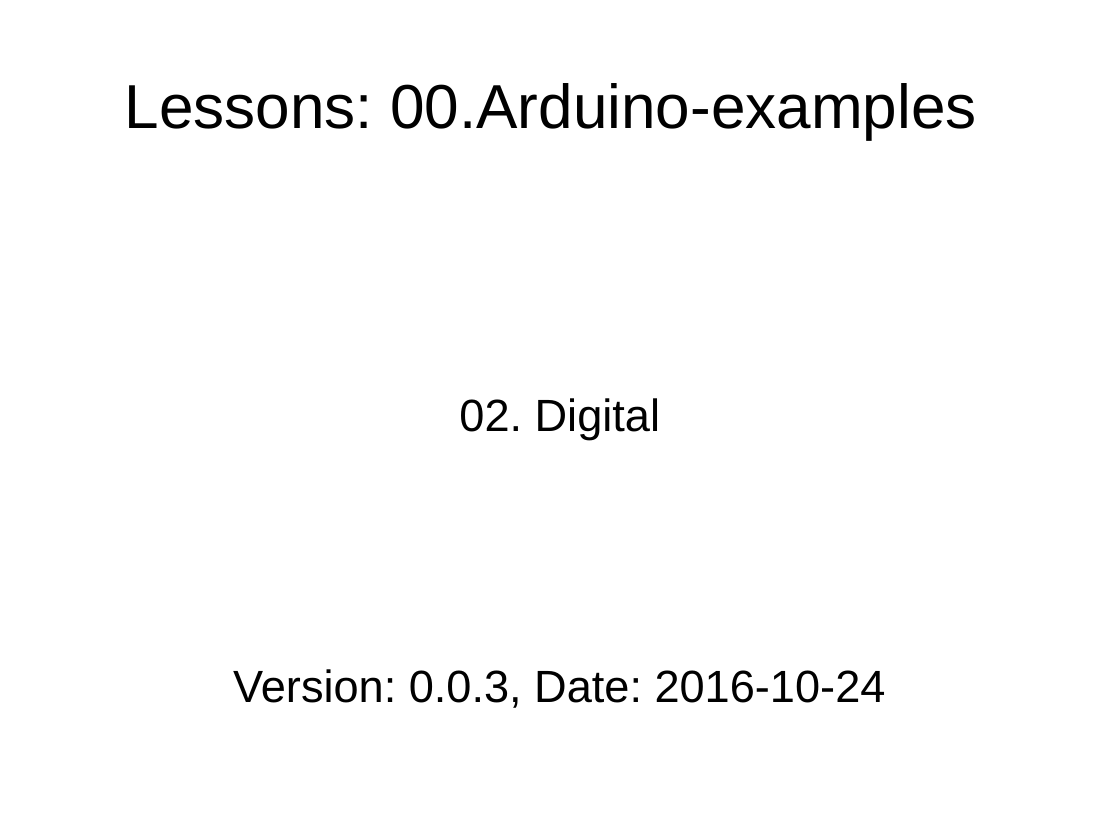
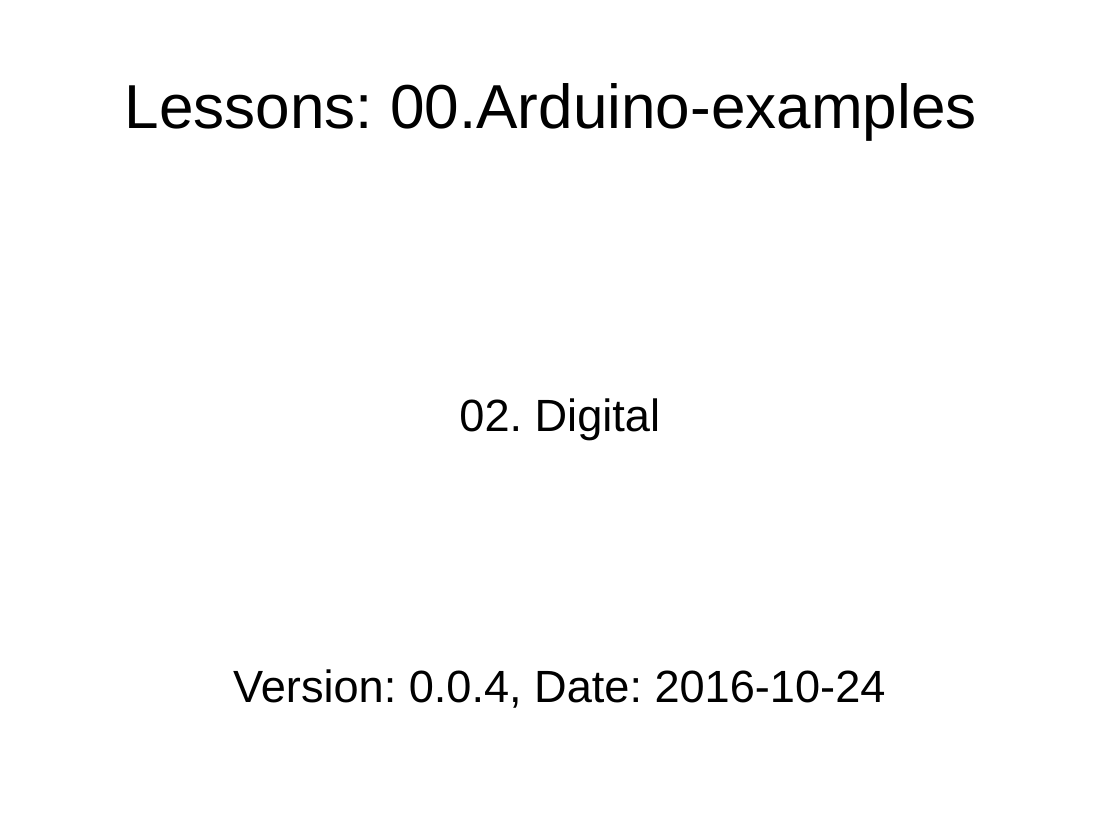
Before and after one commit to mikaelpatel/Cosa-Dolce, a slide deck: slide 1 of Lessons/00.Arduino-examples/02.Digital/Digital.odp. Drawn at 1120x840 pixels with LibreOffice and Linux fonts; fonts in the diff are those of the drawing. Boxes give left, top, right and bottom in pixels: in the first picture for what was removed or moved away, otherwise in the second. Text is boxed around its words. In the diff, an @@ line names an element or a change of style, - is before the commit and + after.

```diff
--- a/Lessons/00.Arduino-examples/02.Digital/Digital.odp
+++ b/Lessons/00.Arduino-examples/02.Digital/Digital.odp
@@ subtitle at [233, 669, 886, 708]: text changed @@
-Version: 0.0.3, Date: 2016-10-24
+Version: 0.0.4, Date: 2016-10-24
```
Also in this commit, not shown: 2 other slides changed, 1 other file.
